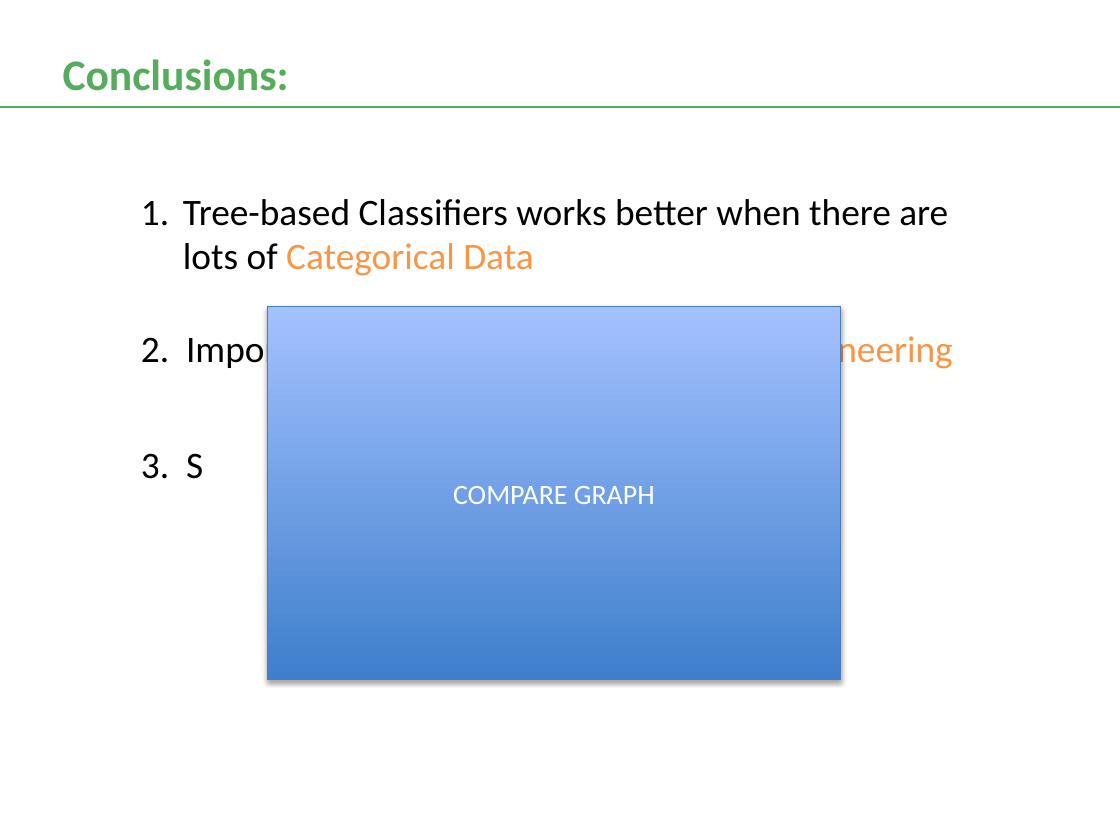
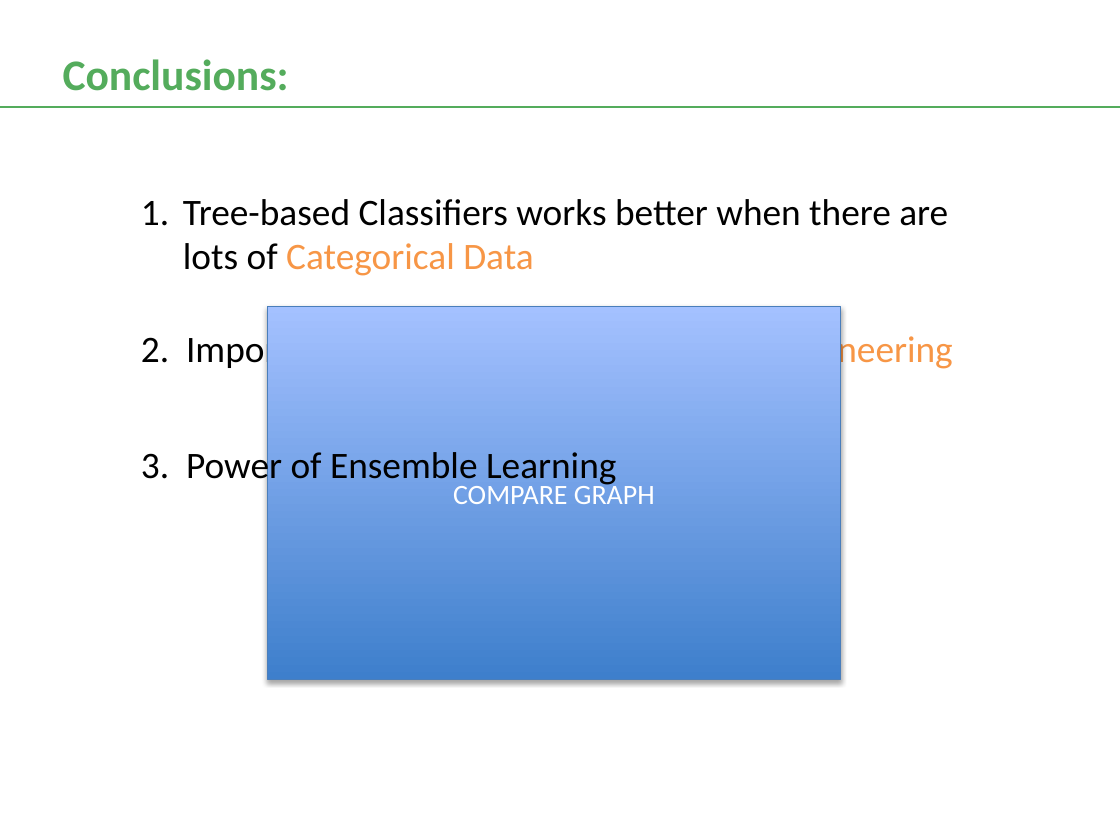
Before and after one commit to frostace/BinaryClassification, a slide deck: slide 16 of DataSciencePres.pptx. Drawn at 1120x840 pixels with LibreOffice and Linux fonts; fonts in the diff are those of the drawing. Boxes give left, top, right and bottom in pixels: in the first picture for what was removed or moved away, otherwise in the second. Text is boxed around its words. In the diff, an @@ line names an element or a change of style, - is before the commit and + after.

```diff
--- a/DataSciencePres.pptx
+++ b/DataSciencePres.pptx
@@ text at [141, 447, 616, 488]: text changed @@
-3. S
+3. Power of Ensemble Learning
```
Also in this commit, not shown: 5 other slides changed, 1 slide added, 1 slide removed, 19 other files.
